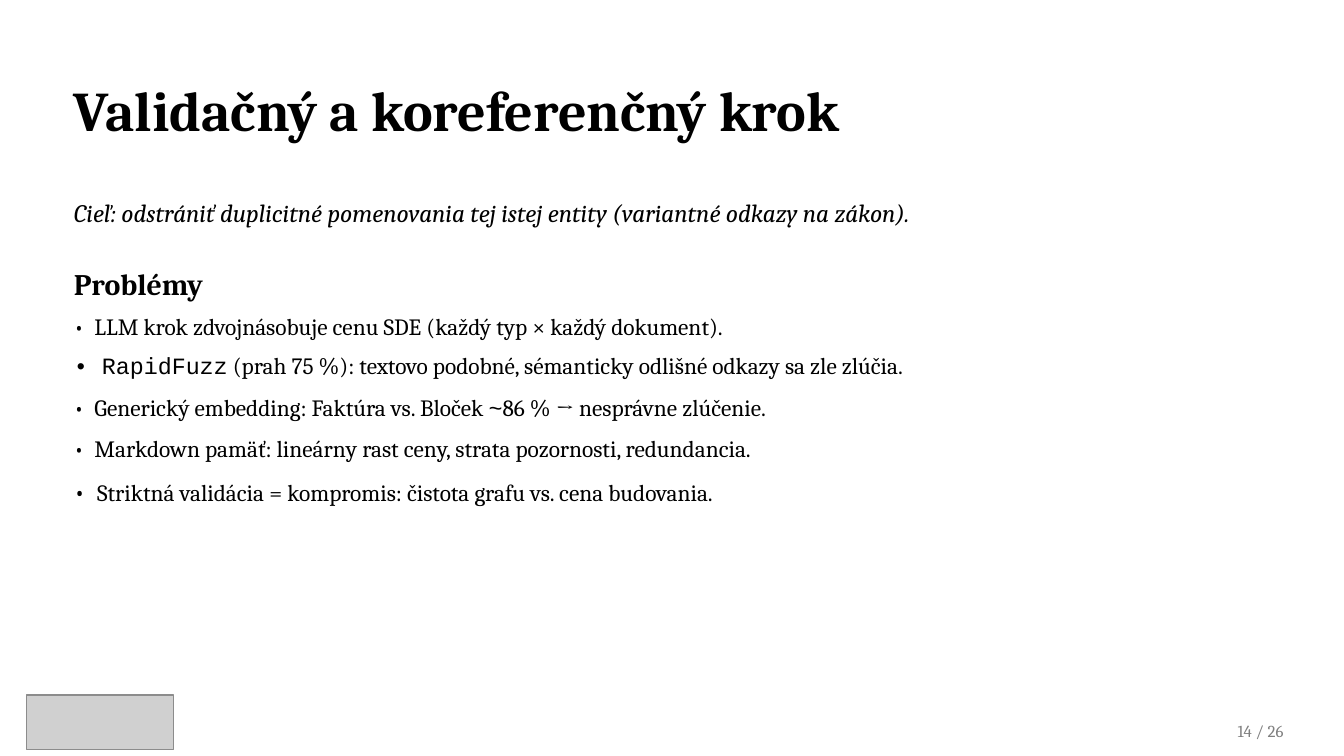
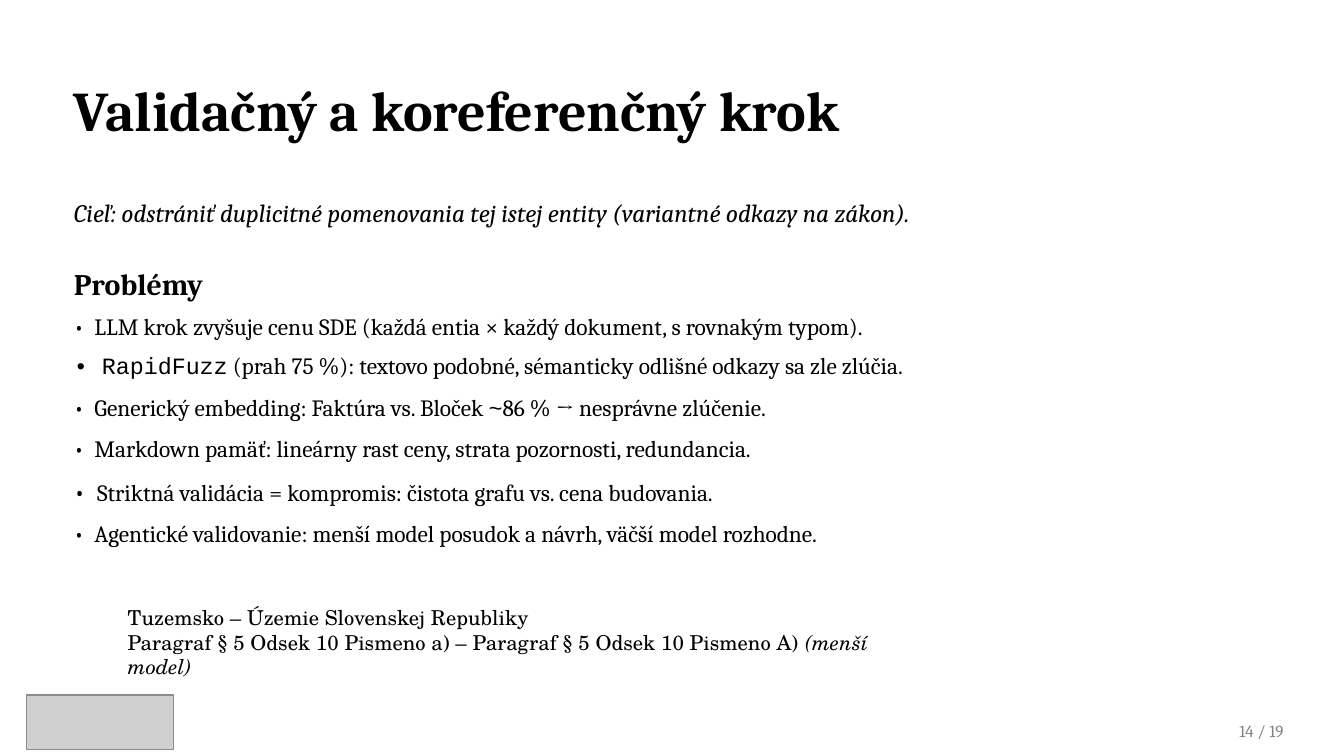
Before and after one commit to samuelbagin1/llm-knowledge-graph, a slide deck: slide 14 of presentations/Tvorba_znalostnych_grafov_obhajoba1.pptx (slide 16 before the commit). Drawn at 1344x756 pixels with LibreOffice and Linux fonts; fonts in the diff are those of the drawing; grey boxes stand for pictures. Boxes give left, top, right and bottom in pixels: in the first picture for what was removed or moved away, otherwise in the second. Text is boxed around its words. In the diff, an @@ line names an element or a change of style, - is before the commit and + after.

```diff
--- a/presentations/Tvorba_znalostnych_grafov_obhajoba1.pptx
+++ b/presentations/Tvorba_znalostnych_grafov_obhajoba1.pptx
@@ text at [94,318,863,340]: text changed @@
-• LLM krok zdvojnásobuje cenu SDE (každý typ × každý dokument).
+• LLM krok zvyšuje cenu SDE (každá entia × každý dokument, s rovnakým typom).
@@ text at [94,525,817,547]: paragraph added @@
+• Agentické validovanie: menší model posudok a návrh, väčší model rozhodne.
@@ text added at [128,606,868,654], 11 pt, text #000000 @@
+Tuzemsko – Územie Slovenskej Republiky
+Paragraf § 5 Odsek 10 Pismeno a) – Paragraf § 5 Odsek 10 Pismeno A) (menší model)
@@ text at [1239,726,1283,737]: text changed @@
-14 / 26
+14 / 19
```
Also in this commit, not shown: 20 other slides changed, 5 slides removed, 7 other files.
